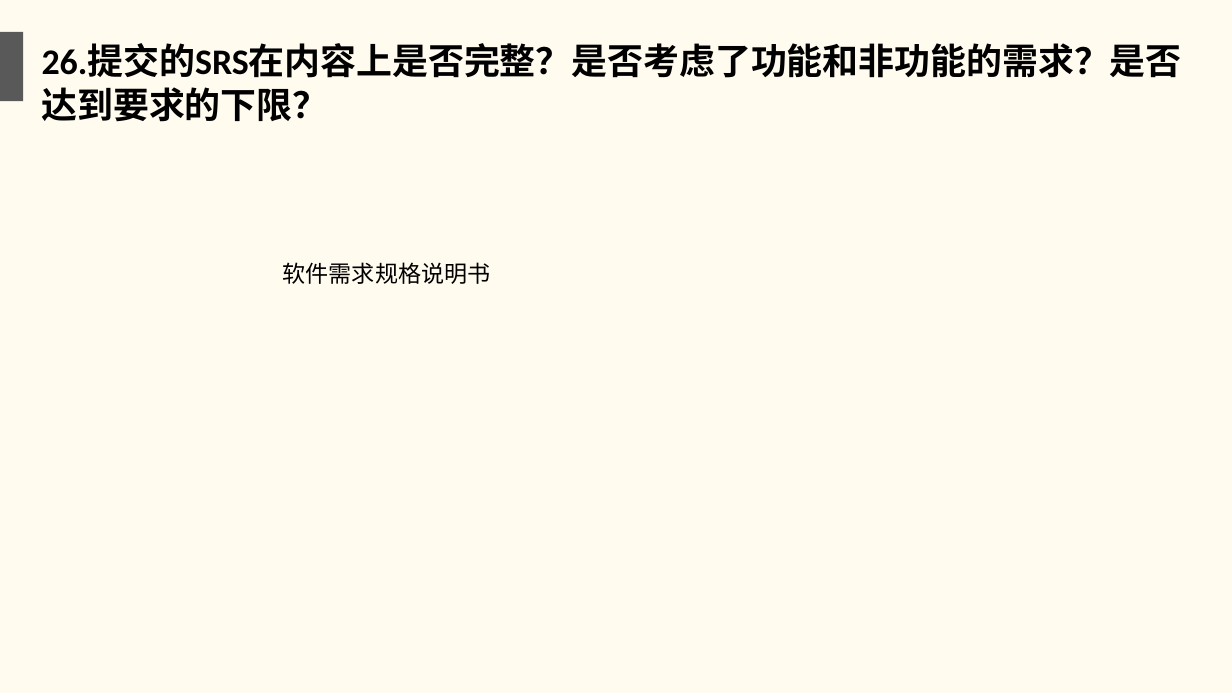
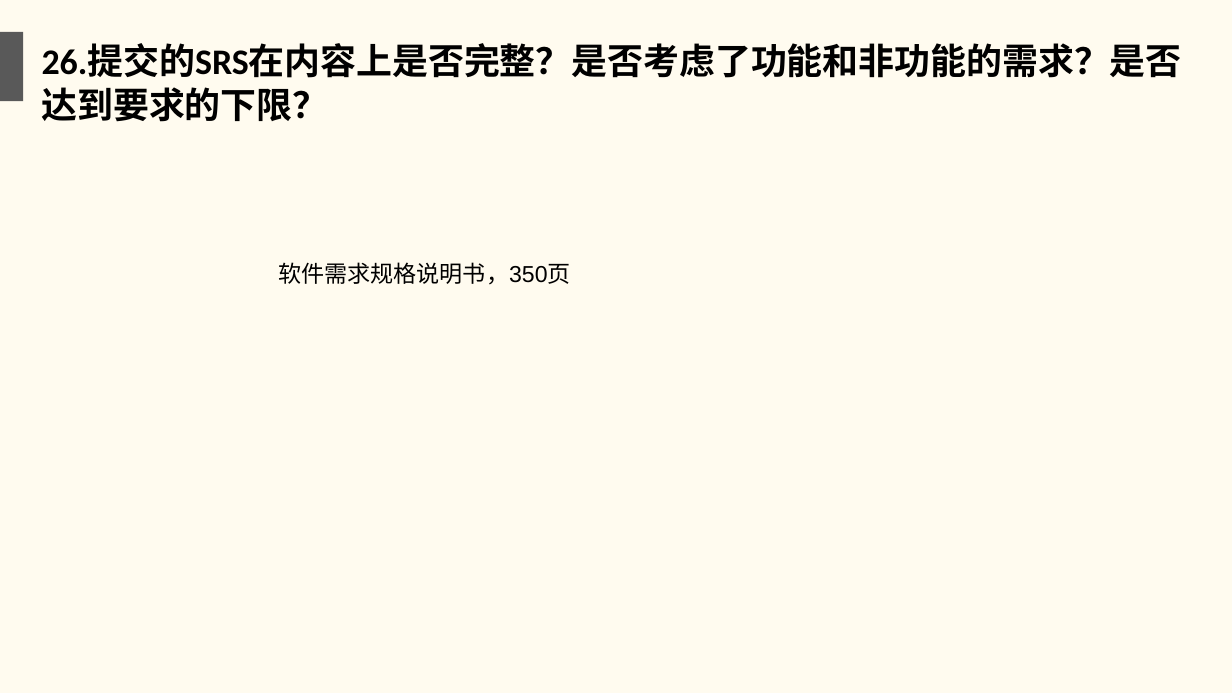
Before and after one commit to twn422/PRD2017, a slide deck: slide 28 of PRD-2017-G24/STW/受控文件/分析设计/项目收尾评审.ppt. Drawn at 1232x693 pixels with LibreOffice and Linux fonts; fonts in the diff are those of the drawing. Boxes give left, top, right and bottom in pixels: in the first picture for what was removed or moved away, otherwise in the second. Text is boxed around its words. In the diff, an @@ line names an element or a change of style, - is before the commit and + after.

```diff
--- a/PRD-2017-G24/STW/受控文件/分析设计/项目收尾评审.ppt
+++ b/PRD-2017-G24/STW/受控文件/分析设计/项目收尾评审.ppt
@@ text at (278, 262, 571, 285): text changed @@
-软件需求规格说明书
+软件需求规格说明书，350页
```
Also in this commit, not shown: 2 other slides changed, 3 other files.
